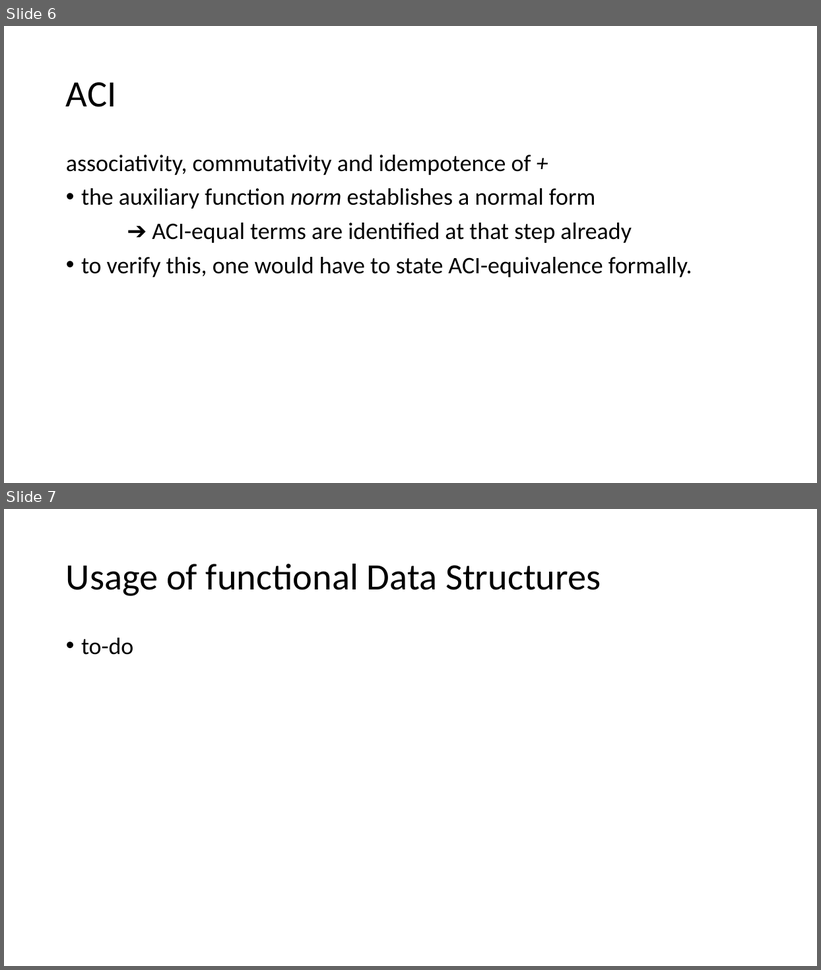
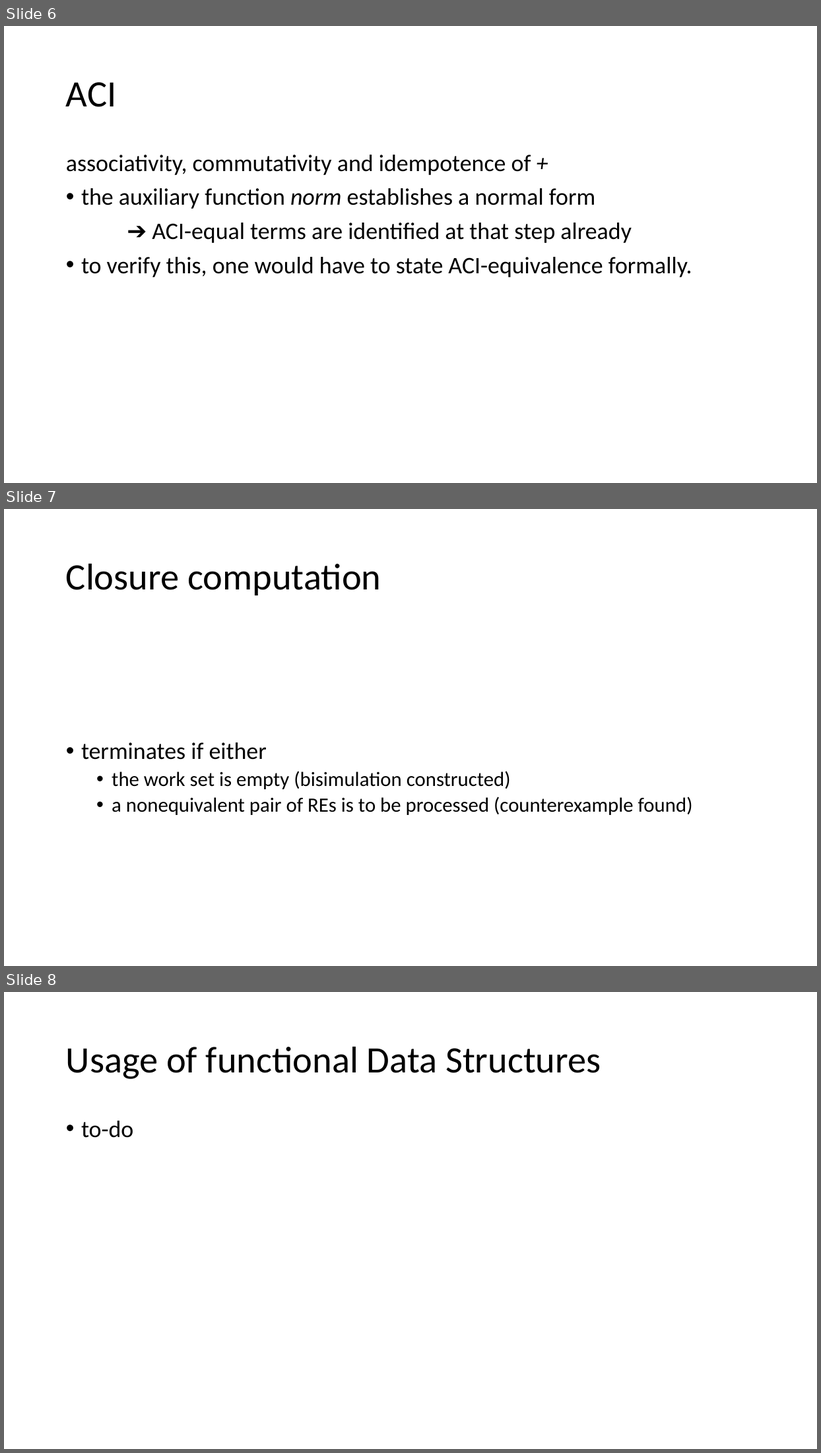
Before and after one commit to Helli/fds_seminar, a slide deck: slides.pptx. Shown one above the other, each under a label of ours: slides 6 and 7 before the commit, slides 6, 7 and 8 after it. The pictures are 821x970 and 821x1453 pixels, drawn with LibreOffice and Linux fonts; fonts in the diff are those of the drawing. Boxes give left, top, right and bottom in pixels: in the first picture for what was removed or moved away, otherwise in the second. Text is boxed around its words. In the diff, an @@ line names an element or a change of style, - is before the commit and + after.

```diff
--- a/slides.pptx
+++ b/slides.pptx
@@ slide 7 added at (x1=4, y1=509, x2=817, y2=966), background #FFFFFF @@
@@ title added at (x1=66, y1=563, x2=381, y2=595), 44 pt, text #000000 @@
+Closure computation
@@ text added at (x1=81, y1=743, x2=693, y2=815), 24 pt, text #000000 @@
+• terminates if either
+  • the work set is empty (bisimulation constructed)
+  • a nonequivalent pair of REs is to be processed (counterexample found)
@@ what was slide 7 is now slide 8 @@
```
Also in this commit, not shown: 1 other slide added, 1 other file.
